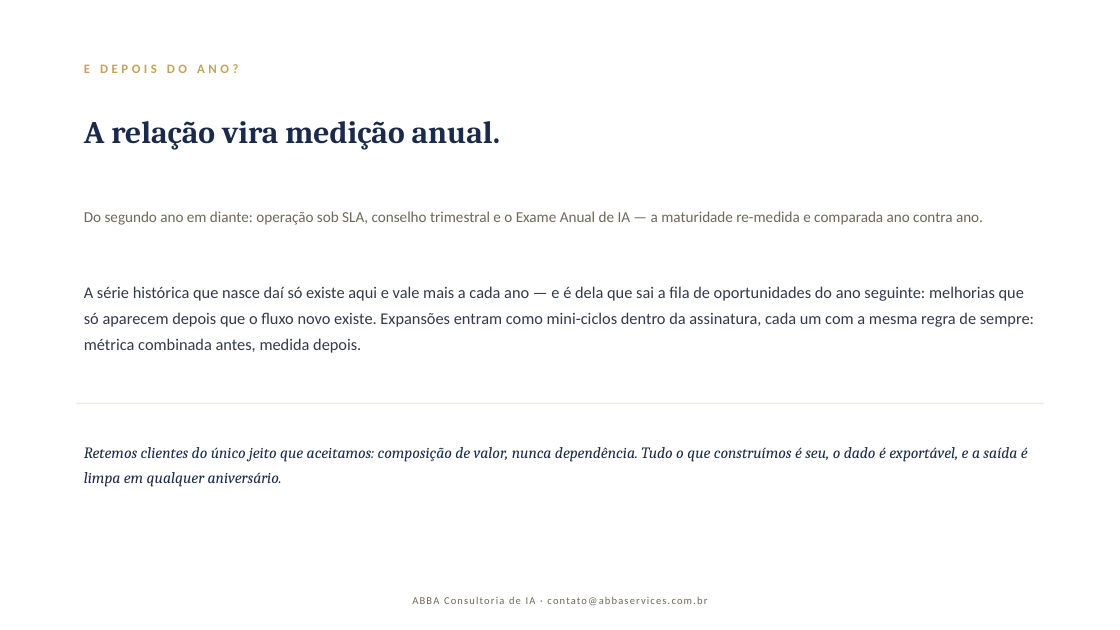
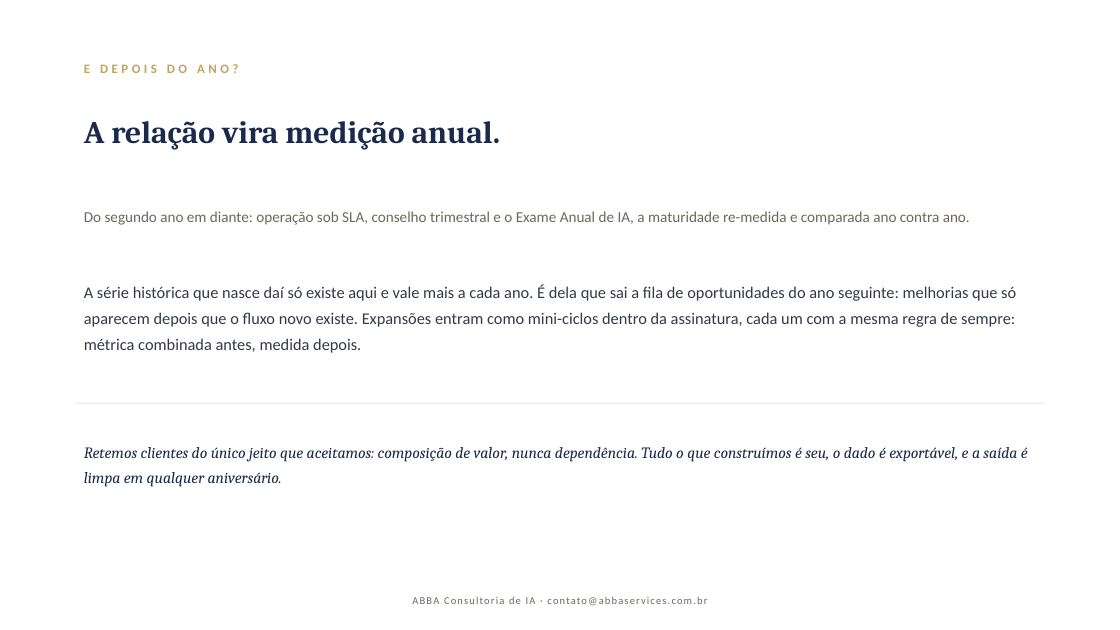
Before and after one commit to DanielMoraesCoca/abba-ops, a slide deck: slide 9 of 08-materiais/modelos/deck-programa.pptx (slide 7 before the commit). Drawn at 1120x630 pixels with LibreOffice and Linux fonts; fonts in the diff are those of the drawing. Boxes give left, top, right and bottom in pixels: in the first picture for what was removed or moved away, otherwise in the second. Text is boxed around its words. In the diff, an @@ line names an element or a change of style, - is before the commit and + after.

```diff
--- a/08-materiais/modelos/deck-programa.pptx
+++ b/08-materiais/modelos/deck-programa.pptx
@@ text at [84, 211, 970, 225]: text changed @@
-Do segundo ano em diante: operação sob SLA, conselho trimestral e o Exame Anual de IA — a maturidade re-medida e comparada ano contra ano.
+Do segundo ano em diante: operação sob SLA, conselho trimestral e o Exame Anual de IA, a maturidade re-medida e comparada ano contra ano.
@@ text at [84, 285, 1016, 353]: text changed @@
-A série histórica que nasce daí só existe aqui e vale mais a cada ano — e é dela que sai a fila de oportunidades do ano seguinte: melhorias que só aparecem depois que o fluxo novo existe. Expansões entram como mini-ciclos dentro da assinatura, cada um com a mesma regra de sempre: métrica combinada antes, medida depois.
+A série histórica que nasce daí só existe aqui e vale mais a cada ano. É dela que sai a fila de oportunidades do ano seguinte: melhorias que só aparecem depois que o fluxo novo existe. Expansões entram como mini-ciclos dentro da assinatura, cada um com a mesma regra de sempre: métrica combinada antes, medida depois.
```
Also in this commit, not shown: 7 other slides changed, 2 slides added, 18 other files.
